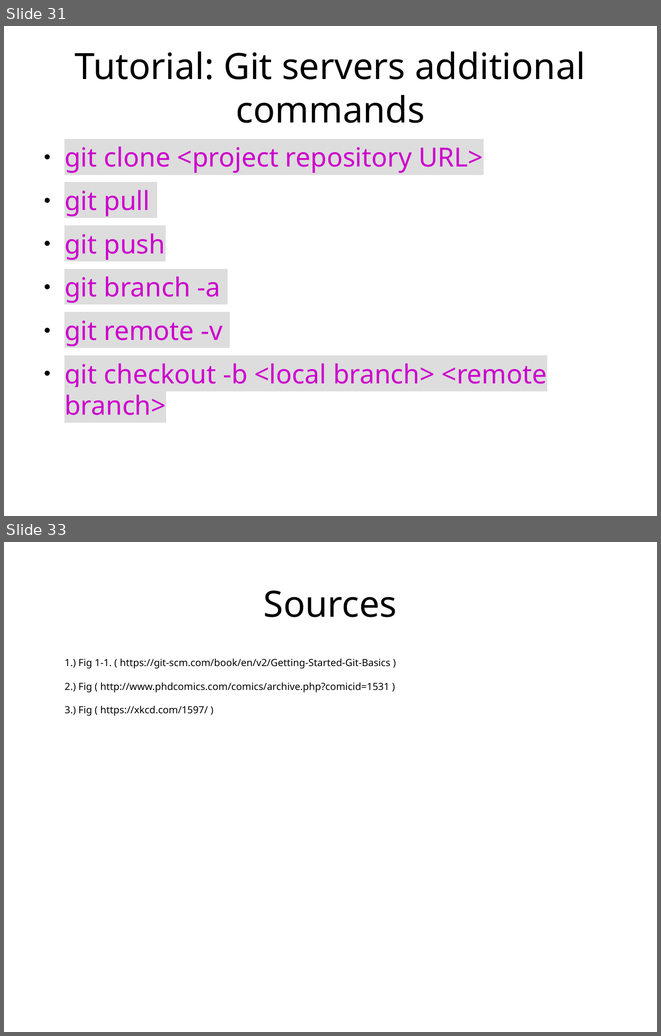
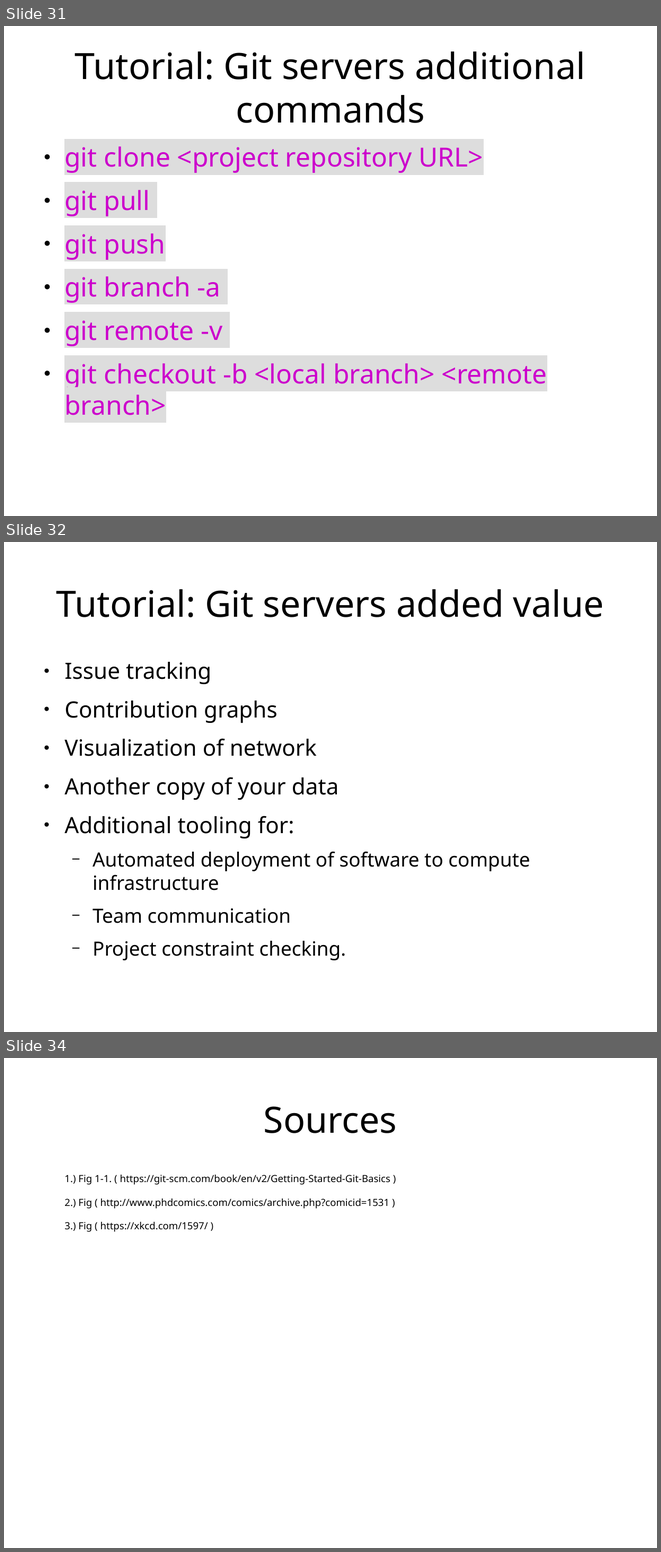
Before and after one commit to ethanwillis/git_presentation, a slide deck: git_presentation_slideshow.odp. Shown one above the other, each under a label of ours: slides 31 and 33 before the commit, slides 31, 32 and 34 after it; the slides between them are not shown. The pictures are 661x1036 and 661x1552 pixels, drawn with LibreOffice and Linux fonts; fonts in the diff are those of the drawing. Boxes give left, top, right and bottom in pixels: in the first picture for what was removed or moved away, otherwise in the second. Text is boxed around its words. In the diff, an @@ line names an element or a change of style, - is before the commit and + after.

```diff
--- a/git_presentation_slideshow.odp
+++ b/git_presentation_slideshow.odp
@@ slide 32 added at box(4, 542, 657, 1032), background #FFFFFF @@
@@ title added at box(56, 589, 604, 617), 44 pt, text #000000 @@
+Tutorial: Git servers added value
@@ text added at box(64, 662, 530, 960), 27.2 pt, text #000000 @@
+● Issue tracking
+● Contribution graphs
+● Visualization of network
+● Another copy of your data
+● Additional tooling for:
+  − Automated deployment of software to compute infrastructure
+  − Team communication
+  − Project constraint checking.
@@ what was slide 33 is now slide 34 @@
```
Also in this commit, not shown: 4 slides changed.
